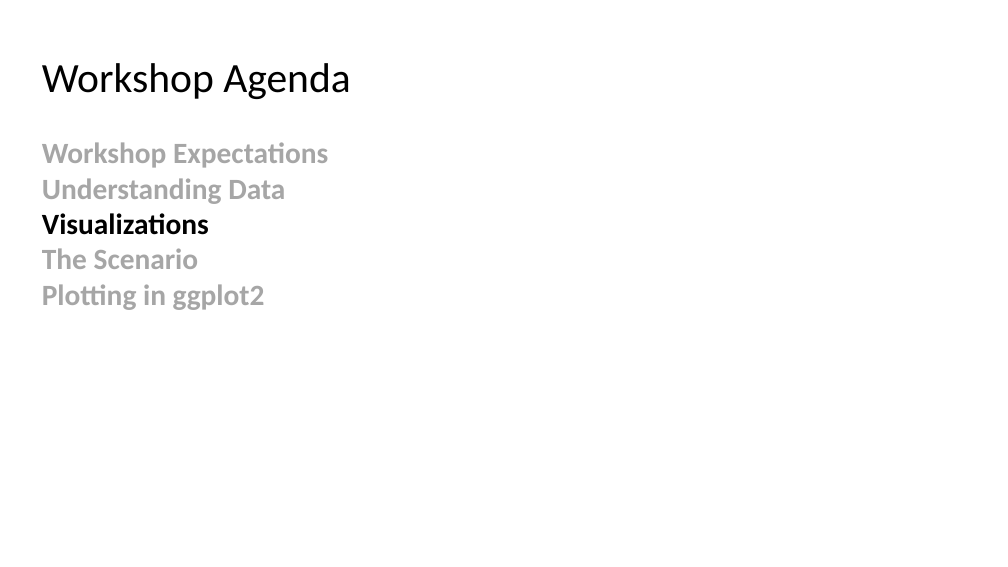
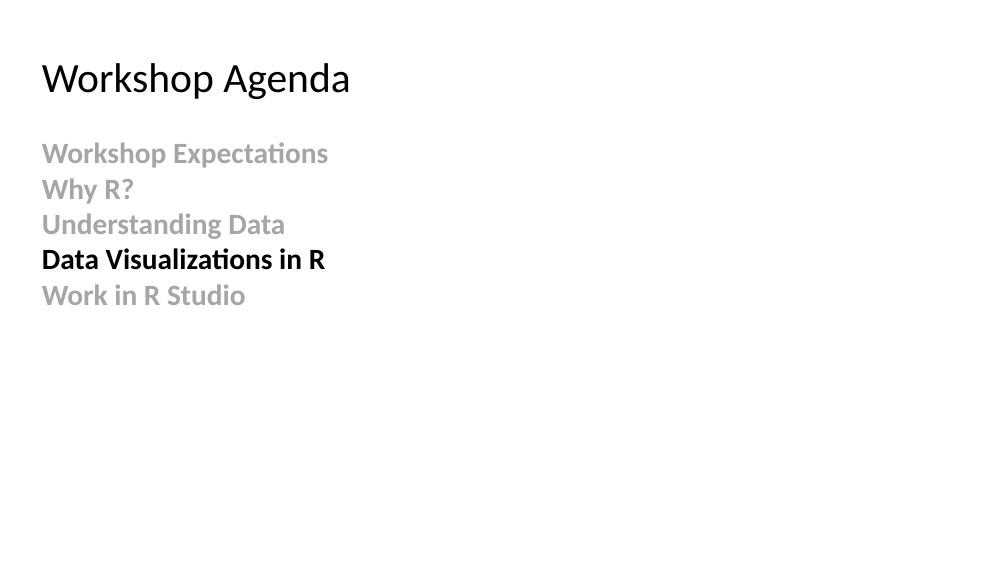
Before and after one commit to RAJohansen/UCL_Workshops, a slide deck: slide 14 of Intro_to_R/Introduction to R.pptx (slide 12 before the commit). Drawn at 1008x567 pixels with LibreOffice and Linux fonts; fonts in the diff are those of the drawing. Boxes give left, top, right and bottom in pixels: in the first picture for what was removed or moved away, otherwise in the second. Text is boxed around its words. In the diff, an @@ line names an element or a change of style, - is before the commit and + after.

```diff
--- a/Intro_to_R/Introduction to R.pptx
+++ b/Intro_to_R/Introduction to R.pptx
@@ text at box(42, 178, 134, 204): paragraph added @@
+Why R?
@@ text at box(42, 248, 326, 305): text changed; text colour #A6A6A6 to #000000 @@
-Visualizations
-The Scenario
-Plotting in ggplot2
+Data Visualizations in R
+Work in R Studio
```
Also in this commit, not shown: 6 other slides changed, 5 slides added, 7 slides removed.
